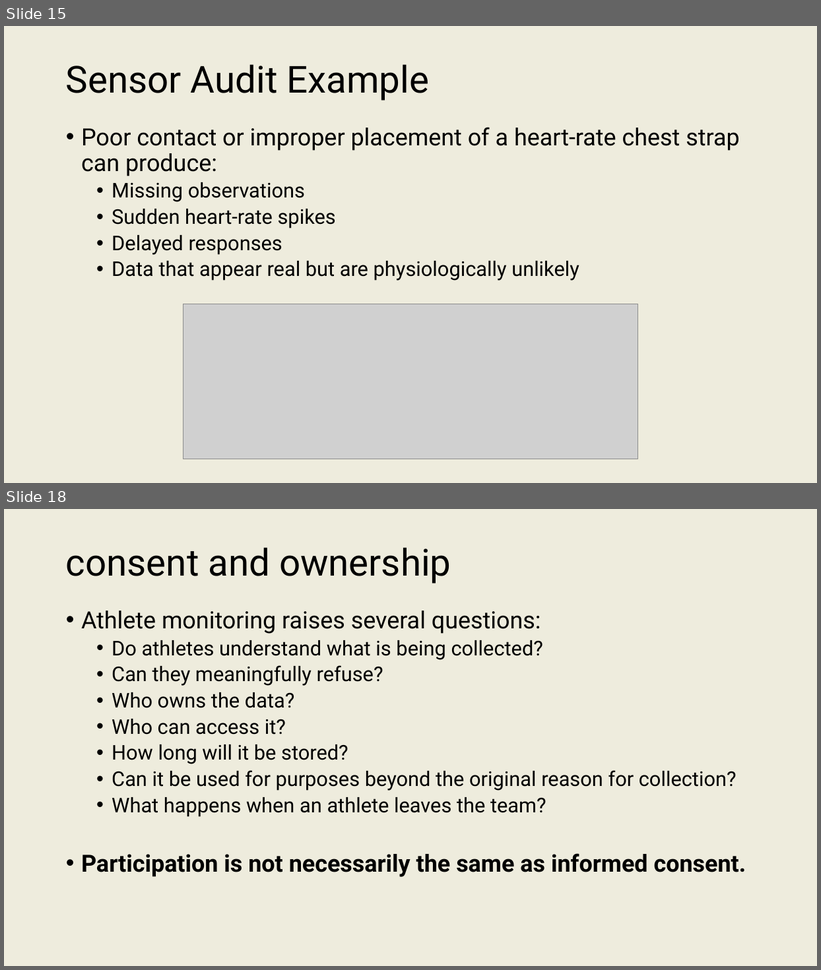
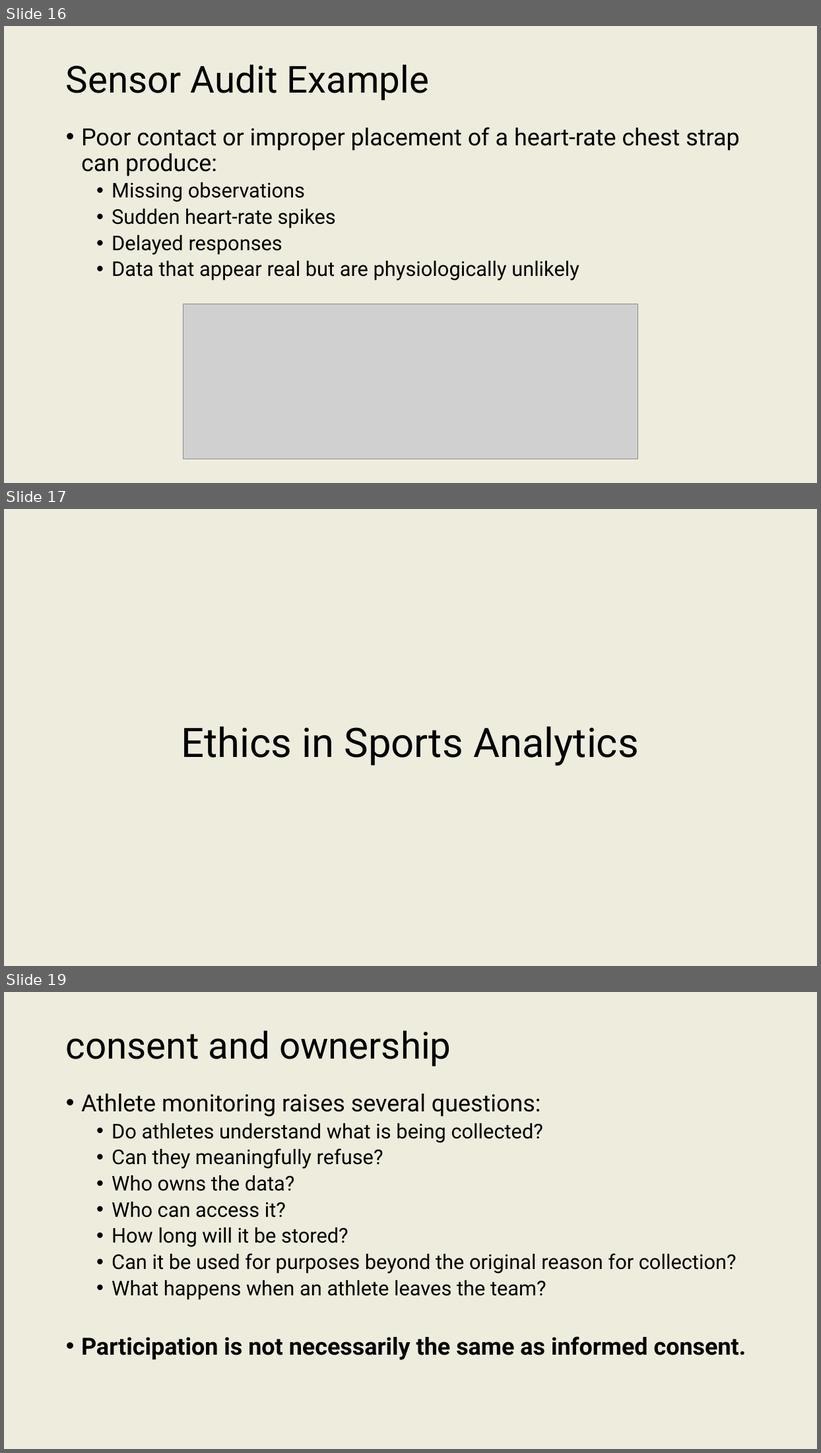
Before and after one commit to onishisaryu/HES-3000-Sports-Data-Analytics, a slide deck: pptx/Lecture5.pptx. Shown one above the other, each under a label of ours: slides 15 and 18 before the commit, slides 16, 17 and 19 after it; the slides between them are not shown. The pictures are 821x970 and 821x1453 pixels, drawn with LibreOffice and Linux fonts; fonts in the diff are those of the drawing; grey boxes stand for pictures. Boxes give left, top, right and bottom in pixels: in the first picture for what was removed or moved away, otherwise in the second. Text is boxed around its words. In the diff, an @@ line names an element or a change of style, - is before the commit and + after.

```diff
--- a/pptx/Lecture5.pptx
+++ b/pptx/Lecture5.pptx
@@ slide 17 added at <box>4,509,817,966</box>, background #EEECDD @@
@@ title added at <box>181,726,639,766</box>, 48 pt, text #000000 @@
+Ethics in Sports Analytics
@@ what was slide 15 is now slide 16 @@
@@ what was slide 18 is now slide 19 @@
```
Also in this commit, not shown: 10 slides changed, 9 other slides added.
